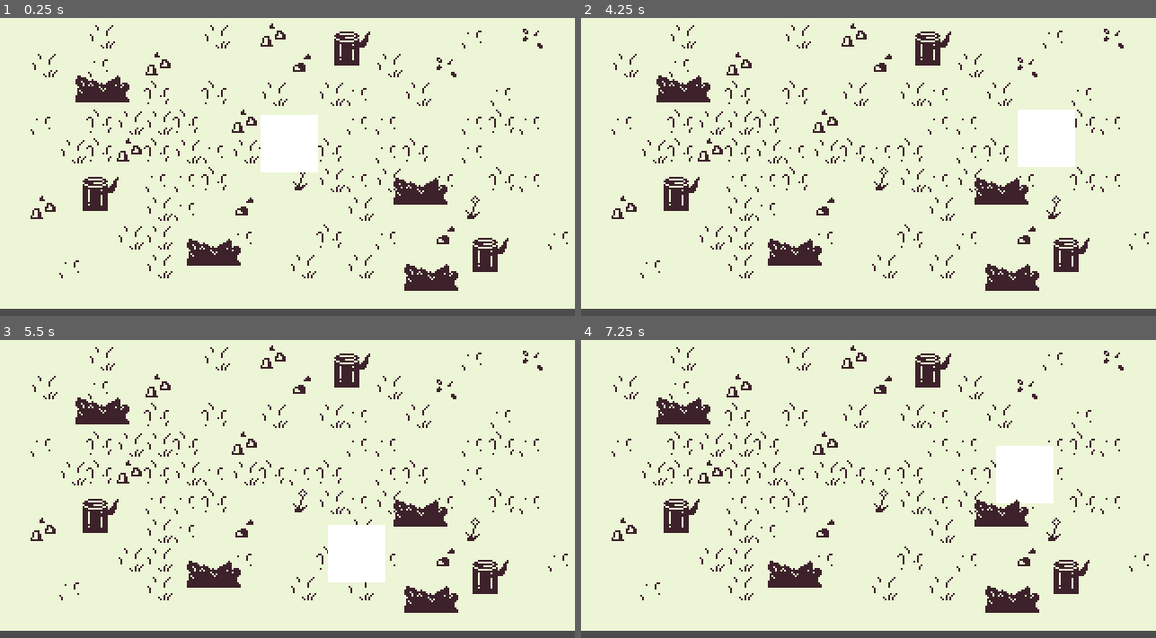
Above: before the commit, frames 1-4 (two rows, left to right).
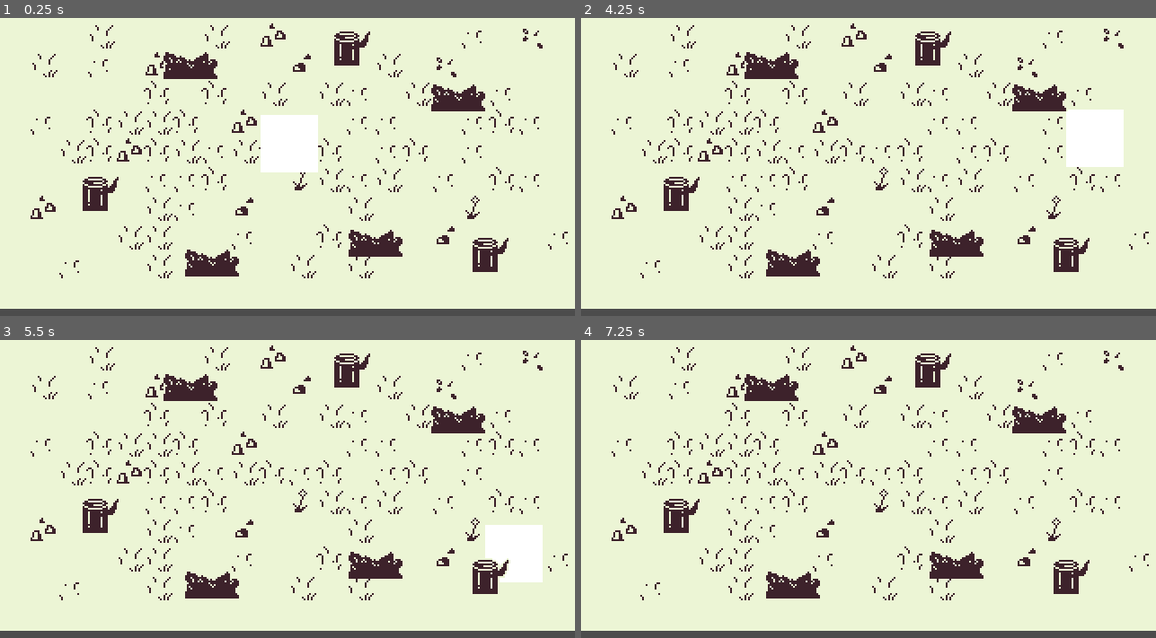
Above: after the commit, the same moments.

Repository: SummerGameProject/Scent
Game: Godot game, scene res://Scenes/ForestLvl.tscn
Same seed, same stepped clock (60 frames per second), same inputs: the game is played once before the commit and once after it. This scene is started directly instead of the project's main scene.
Inputs:
- Up to frame 1 (0.25 s): no input
- Up to frame 2 (4.25 s): tap Enter at 0.5 s; hold Right (ui_right) 0.53-1.28 s; hold Shift (sprint) 0.53-1.28 s; hold Down (ui_down) 1.28-2.03 s; tap Shift (sprint) at 1.35, 2.85 s; hold Right (ui_right) 2.03-2.78 s; hold Shift (sprint) 2.03-2.78 s; hold Up (ui_up) 2.78-3.53 s; tap Space at 3.5 s; hold Left (ui_left) from 3.53 s (still down); hold Shift (sprint) from 3.53 s (still down)
- Up to frame 3 (5.5 s): release Shift (sprint) at 4.28 s; tap Shift (sprint) at 4.35 s; release Left (ui_left) at 5.03 s; hold Down (ui_down) from 5.03 s (still down); hold Shift (sprint) from 5.03 s (still down)
- Up to frame 4 (7.25 s): release Down (ui_down) at 5.78 s; release Shift (sprint) at 5.78 s; hold Right (ui_right) 5.78-6.53 s; tap Shift (sprint) at 5.85 s; hold Up (ui_up) from 6.53 s (still down); hold Shift (sprint) from 6.53 s (still down)

The runs differ from the first frame. In frame 1, 4.5% of the frame differs, in the area x 13-85%, y 11-92%; in frame 2, 7.7%, in the area x 13-95%, y 11-92%; in frame 3, 7.6%; in frame 4, 6.4%.

Commit message:
changed the bushes for sprites to scenes so they have collision

Diff:
--- a/Scenes/ForestLvl.tscn
+++ b/Scenes/ForestLvl.tscn
@@ -3,7 +3,7 @@
 [ext_resource path="res://Assets/TileSets/forest_ground_tileset.tres" type="TileSet" id=1]
 [ext_resource path="res://Assets/Characters/Dog/Scene/Dog.tscn" type="PackedScene" id=2]
 [ext_resource path="res://Assets/Objects/Enviroment/Stump/Stump.tscn" type="PackedScene" id=3]
-[ext_resource path="res://Assets/Objects/Enviroment/Bush/longBush.png" type="Texture" id=4]
+[ext_resource path="res://Assets/Objects/Enviroment/Bush/LongBush.tscn" type="PackedScene" id=4]
 
 [node name="ForestLvl" type="Node"]
 
@@ -30,18 +30,14 @@
 
 [node name="LongBushs" type="Node2D" parent="."]
 
-[node name="LongBush" type="Sprite" parent="LongBushs"]
-position = Vector2( 119, 144 )
-texture = ExtResource( 4 )
+[node name="LongBush" parent="LongBushs" instance=ExtResource( 4 )]
+position = Vector2( 118, 150 )
 
-[node name="LongBush2" type="Sprite" parent="LongBushs"]
-position = Vector2( 57, 53 )
-texture = ExtResource( 4 )
+[node name="LongBush2" parent="LongBushs" instance=ExtResource( 4 )]
+position = Vector2( 209, 139 )
 
-[node name="LongBush3" type="Sprite" parent="LongBushs"]
-position = Vector2( 234, 110 )
-texture = ExtResource( 4 )
+[node name="LongBush3" parent="LongBushs" instance=ExtResource( 4 )]
+position = Vector2( 106, 40 )
 
-[node name="LongBush4" type="Sprite" parent="LongBushs"]
-position = Vector2( 240, 158 )
-texture = ExtResource( 4 )
+[node name="LongBush4" parent="LongBushs" instance=ExtResource( 4 )]
+position = Vector2( 255, 58 )
